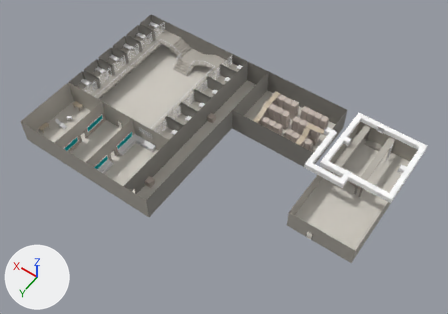
Two versions of the FBX model Assets/Model/Room/Room_00/Room_00.fbx, one commit apart.
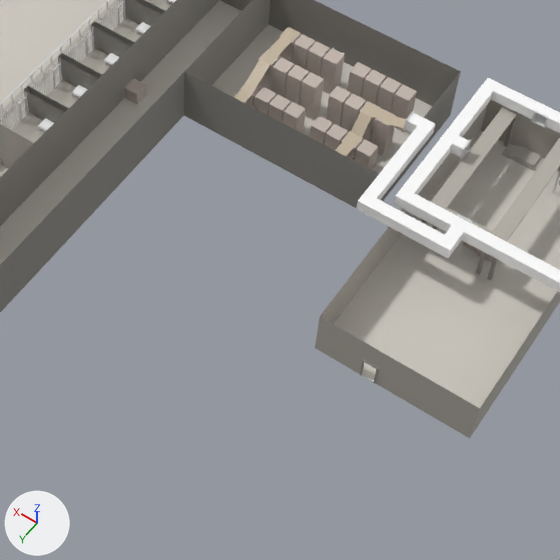
Each version appears first whole from a 50 mm camera at (-1.58, 5.68, 7.3) aimed at (1.84, 0.89, -0.22), and next in a close-up on the part from 35% to 87% of the width and 26% to 100% of the height. The axes (+X, +Y, +Z) are drawn at lower left. The lights are the same throughout. Where no turn or scale is listed for an object, it has been applied to the vertices.

Objects in the first close-up: 'Cell_Block_4', 'Duct', 'Floor_1', 'Floor_1_2nd_Floor', 'Floor_2', 'Floor_3', 'Floor_5', 'Stairs_2_Cont_2', 'Wall.002', 'Wall.003', 'Wall.005', 'Wall_Extern_2'.
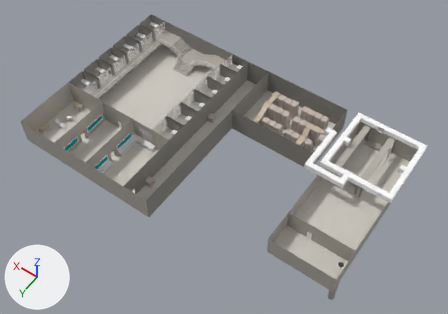
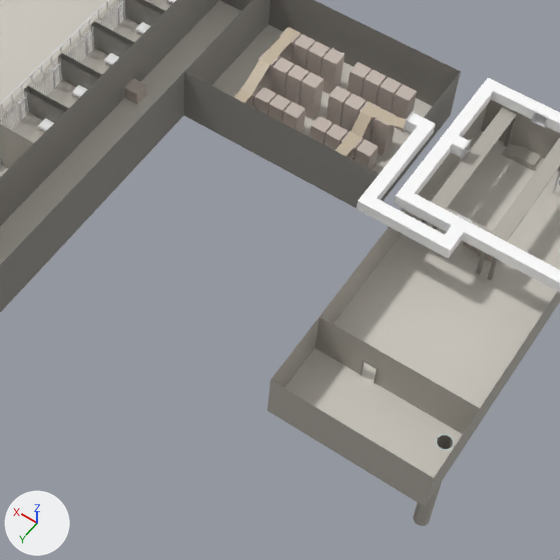
The change, as a list of edits to the scene's bpy script:
```text
Add mat_box_material_2:
    mat_box_material_2 = principled_material('Box_Material_2')
    mat_box_material_2.base_color = (0.694, 0.838, 0.843)  # white #d9eced
Add me_mesh_218:
    me_mesh_218.from_pydata(...)  # 40 vertices, 40 faces; spans x -0.05..0.05, y -0.0476..0.0476, z -0.0025..0.0025
    me_mesh_218.materials.append(mat_box_material_2)  # white #d9eced
Add me_mesh_221:
    me_mesh_221.from_pydata(...)  # 21 vertices, 20 faces; spans x -0.05..0.05, y -0.048..0.048, z 0.0..0.948
    me_mesh_221.materials.append(mat_floor_material_2)  # grey #b4afa6
Add me_mesh_219:
    me_mesh_219.from_pydata([(-0.5, -0.25, 0.0), (0.5, -0.25, 0.0), (-0.5, 0.25, 0.0), (0.5, 0.25, 0.0), (-0.5, -0.25, 0.332), (-0.5, 0.25, 0.332), (0.5, -0.25, 0.332), (0.5, 0.25, 0.332)], [], [(0, 2, 5, 4), (3, 1, 6, 7), (2, 3, 7, 5)])
    me_mesh_219.materials.append(mat_floor_material_2)  # grey #b4afa6
Add me_mesh_220:
    me_mesh_220.from_pydata(...)  # 14 vertices, 11 faces; spans x 0.0..1.0, y 0.0..0.5, z 0.0
    me_mesh_220.materials.append(mat_floor_material)  # light grey #d2cdc4
Add ob_ppipe1:
    ob_ppipe1 = bpy.data.objects.new('pPipe1', me_mesh_218)
    ob_ppipe1.location = (-0.55, 1.6, 0.0)
Add ob_pcylinder1:
    ob_pcylinder1 = bpy.data.objects.new('pCylinder1', me_mesh_221)
    ob_pcylinder1.location = (-0.55, 1.6, -0.95)
Add ob_polysurface5:
    ob_polysurface5 = bpy.data.objects.new('polySurface5', me_mesh_219)
    ob_polysurface5.location = (-0.15, 1.75, 0.0)
Add ob_polysurface4:
    ob_polysurface4 = bpy.data.objects.new('polySurface4', me_mesh_220)
    ob_polysurface4.location = (-0.65, 1.5, 0.0)
```

Location of each change, (x1, y1, x2, y2) in pixels of the close-ups (560 x 560 px):
'polySurface4', added
    after: (285, 348, 462, 478)
'polySurface5', added
    after: (267, 318, 479, 507)
'pCylinder1', added
    after: (413, 436, 453, 526)
'pPipe1', added
    after: (436, 434, 454, 450)
